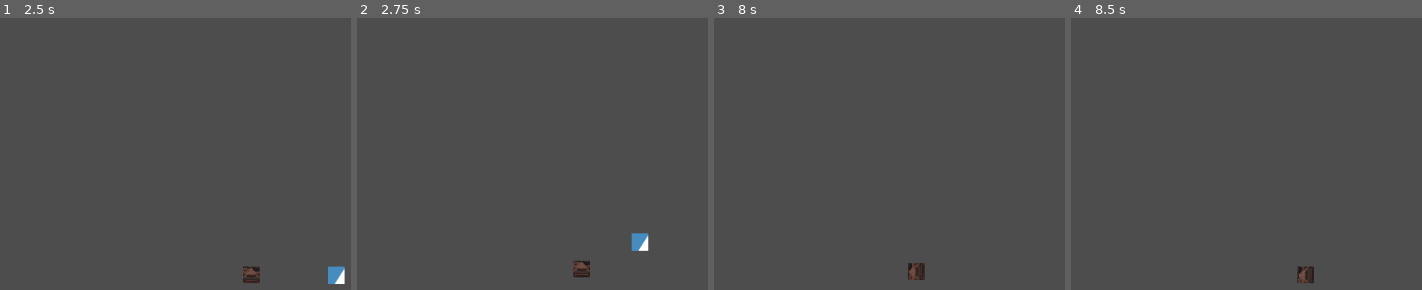
Above: before the commit, frames 1-4 (left to right).
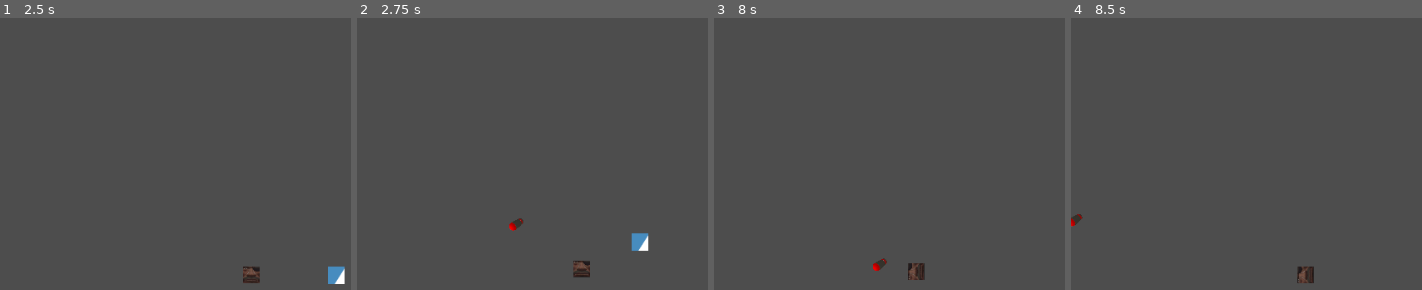
Above: after the commit, the same moments.

Repository: KKrash/TXGJ2024-Summer-
Game: Godot game, scene res://Assets/EnemyTestScene.tscn
The game is run twice, just before and just after one commit, with the same random seed, the same clock (stepped at 60 frames per second) and the same inputs. The engine's default icon, where the game draws it, is replaced by a stand-in: a white triangle on a blue panel in a dark square.
Inputs (mouse positions are in pixels of both pictures, inside the frame that each line leads up to):
- Up to frame 1 (2.5 s): move the mouse to (outside the picture) at 0.52 s; hold D (right) 0.53-2.03 s; click (outside the picture) at 0.6 s; tap W (up) at 0.77, 1.52 s; tap Enter at 1.25 s; move the mouse to (238, 183) at 1.27 s; click (238, 183) at 1.35 s; tap Space at 2 s; move the mouse to (outside the picture) at 2.02 s; hold A (left) from 2.03 s (still down); click (outside the picture) at 2.1 s
- Up to frame 2 (2.75 s): keep holding A (left)
- Up to frame 3 (8 s): move the mouse to (outside the picture) at 2.77 s; release A (left) at 2.78 s; hold D (right) 2.78-4.28 s; click (outside the picture) at 2.85 s; tap W (up) at 3.02, 3.77, 4.52, 6.02, 6.77, 7.52 s; move the mouse to (outside the picture) at 3.52 s; click (outside the picture) at 3.6 s; tap Enter at 4.25, 5.75 s; move the mouse to (875, 102) at 4.27 s; hold A (left) 4.28-5.03 s; click (875, 102) at 4.35 s; tap Space at 5, 6.5 s; move the mouse to (outside the picture) at 5.02 s; hold D (right) 5.03-5.78 s; click (outside the picture) at 5.1 s; move the mouse to (994, 64) at 5.77 s; hold A (left) 5.78-7.28 s; click (994, 64) at 5.85 s; move the mouse to (outside the picture) at 6.52 s; click (outside the picture) at 6.6 s; move the mouse to (952, 183) at 7.27 s; hold D (right) from 7.28 s (still down); click (952, 183) at 7.35 s
- Up to frame 4 (8.5 s): keep holding D (right); move the mouse to (outside the picture) at 8.02 s; click (outside the picture) at 8.1 s

Frame 1 is identical in both runs. In frame 2, 0.1% of the frame differs, in the area x 43-48%, y 73-79%; in frame 3, 0.1%; in frame 4, 0.1%.

Commit message:
and here's the shooter

Diff:
--- a/LilGuyShooter/Scripts/director.gd
+++ b/LilGuyShooter/Scripts/director.gd
@@ -5,16 +5,20 @@
 var speed=20
 var rng = RandomNumberGenerator.new()
 var time_elapsed = 0.0
-
+var elevation=0.0
 
 @onready var rockTimer = $Timer
 @onready var enemyTimer = $Timer
+@onready var groundTimer = $Timer
 
 func _ready():
 	rockTimer.timeout.connect(_spawnRock)
 	rockTimer.wait_time = 3.0
 	enemyTimer.timeout.connect(_spawnEnemy)
 	enemyTimer.wait_time = 3.0
+	groundTimer.timeout.connect(_newGround)
+	groundTimer.wait_time = 0.5
+	groundTimer.start()
 	rockTimer.start()
 	enemyTimer.start()
 
@@ -48,3 +52,9 @@
 	enemyTimer.wait_time =waitTime-(speed/60)
 	enemyTimer.start()
 	print("enemy: "+str(enemyTimer.time_left))
+
+
+func _newGround():
+	groundTimer.stop()
+	#instantiate ground
+	groundTimer.start()
--- a/LilGuyShooter/Scripts/shooter.gd
+++ b/LilGuyShooter/Scripts/shooter.gd
@@ -1,5 +1,5 @@
 extends RigidBody2D
-
+var bullet : PackedScene = preload("res://Assets/Misc/prefabs/bullet.tscn")
 @onready var jumpTimer = $Timer
 @onready var shootTimer = $Timer
 
@@ -11,6 +11,7 @@
 
 var time=0;
 var on_ground = 0
+var shootForce : float = 800.0
 
 var rng = RandomNumberGenerator.new()
 func _on_Area2D_body_entered(body: Node) -> void:
@@ -53,7 +54,20 @@
 	jumpTimer.start()
 
 func _shoot():
+	var targetPosition = position-Vector2(25,0)
 	shootTimer.stop()
+
+	if bullet != null:
+		var bulletInstance: RigidBody2D = bullet.instantiate()
+		if bulletInstance != null:
+			# Add the projectile to the scene
+			get_parent().add_child(bulletInstance)
+			bulletInstance.position = targetPosition
+			# Calculate direction and initial velocity
+			var direction = Vector2(-.5,-.5)
+			var initialVelocity = direction * shootForce
+			bulletInstance.linear_velocity = initialVelocity
+
 	#add_child(load("res://Assets/Misc/prefabs/bullet.tscn").instance())
 	var waitTime = rng.randf_range(3, 6)
 	shootTimer.wait_time =waitTime
Not shown, added: LilGuyShooter/Assets/SoundFX/BirdLobSFX.mp3.import
Not shown, added: LilGuyShooter/Assets/SoundFX/lobberbird.mp3.import
Not shown, added: LilGuyShooter/Assets/SoundFX/sucktoship.mp3.import
